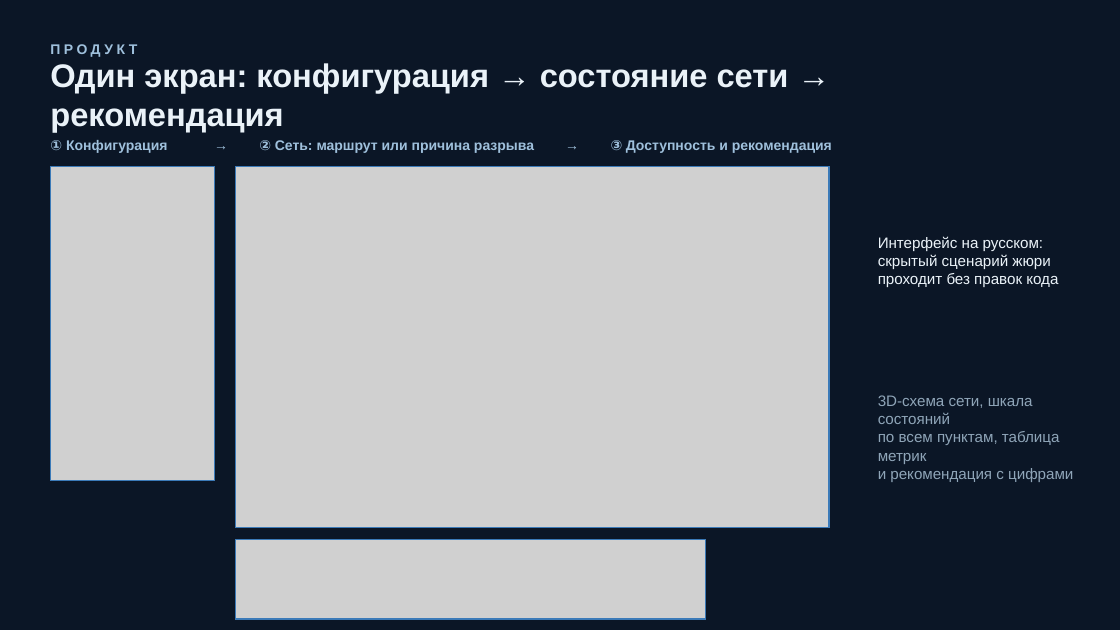
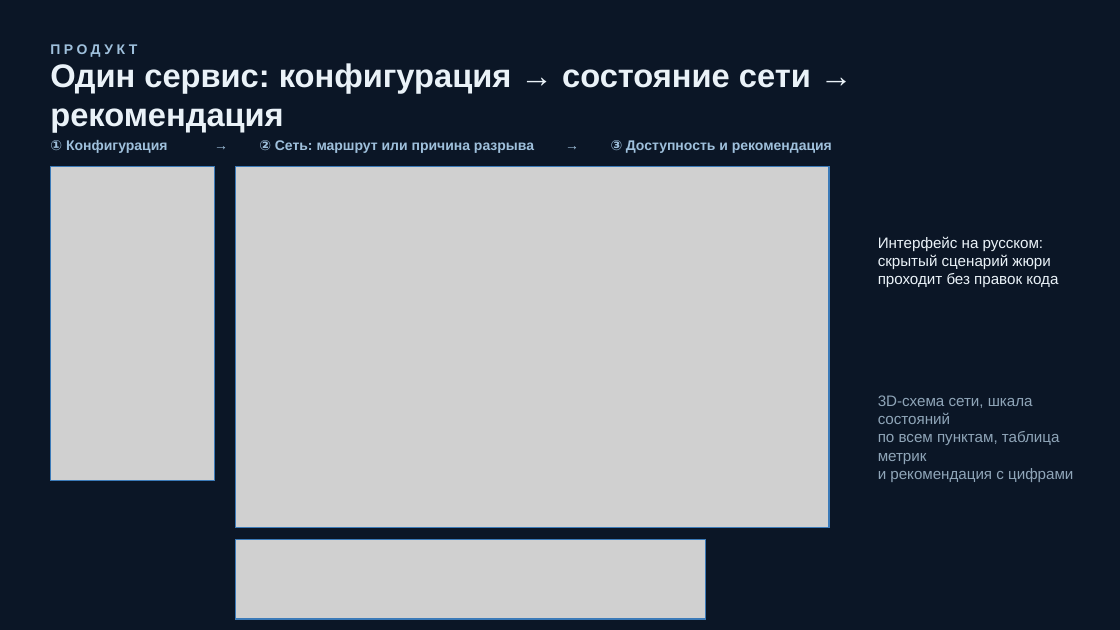
Before and after one commit to ivergit88/cosmohak, a slide deck: slide 3 of presentation/kosmo-nizni_klodiki_148.pptx. Drawn at 1120x630 pixels with LibreOffice and Linux fonts; fonts in the diff are those of the drawing; grey boxes stand for pictures. Boxes give left, top, right and bottom in pixels: in the first picture for what was removed or moved away, otherwise in the second. Text is boxed around its words. In the diff, an @@ line names an element or a change of style, - is before the commit and + after.

Commit message:
Презентация: формулировки по ревью (проектные параметры vs сценарии отказа, сводка сценариев, клиент-отсчеты, один репозиторий на финале)

```diff
--- a/presentation/kosmo-nizni_klodiki_148.pptx
+++ b/presentation/kosmo-nizni_klodiki_148.pptx
@@ text at box(50, 63, 811, 132): text changed @@
-Один экран: конфигурация → состояние сети → рекомендация
+Один сервис: конфигурация → состояние сети → рекомендация
```
Also in this commit, not shown: 6 other slides changed, 1 other file.
